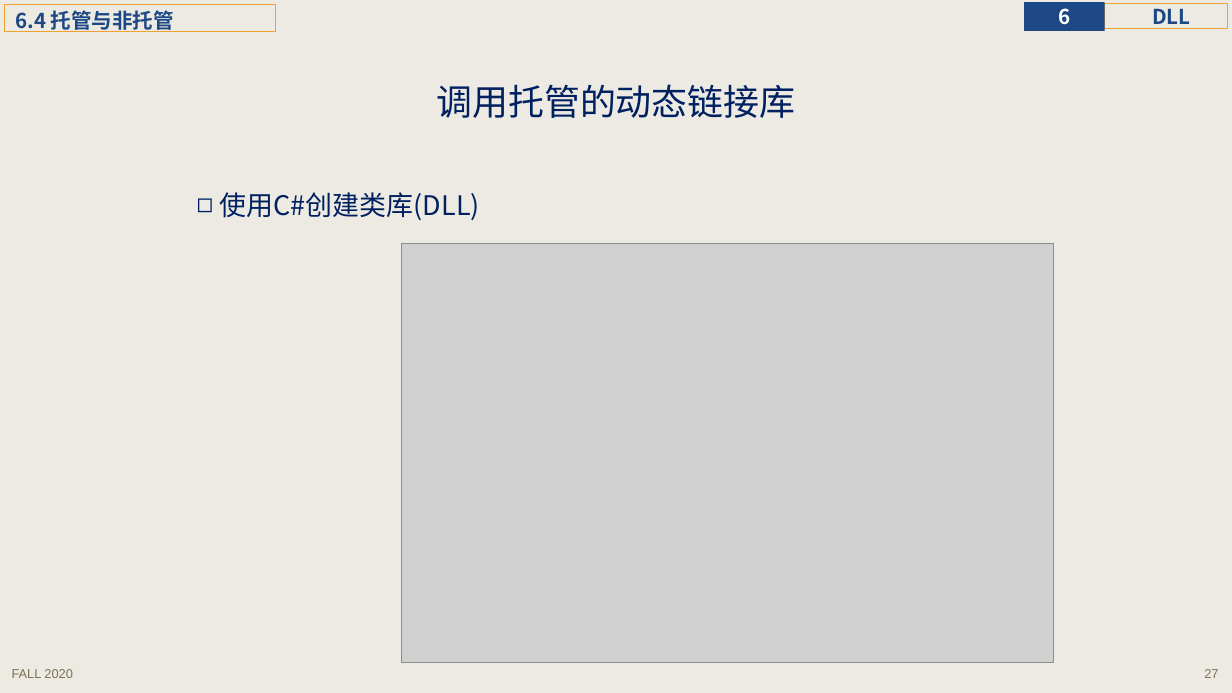
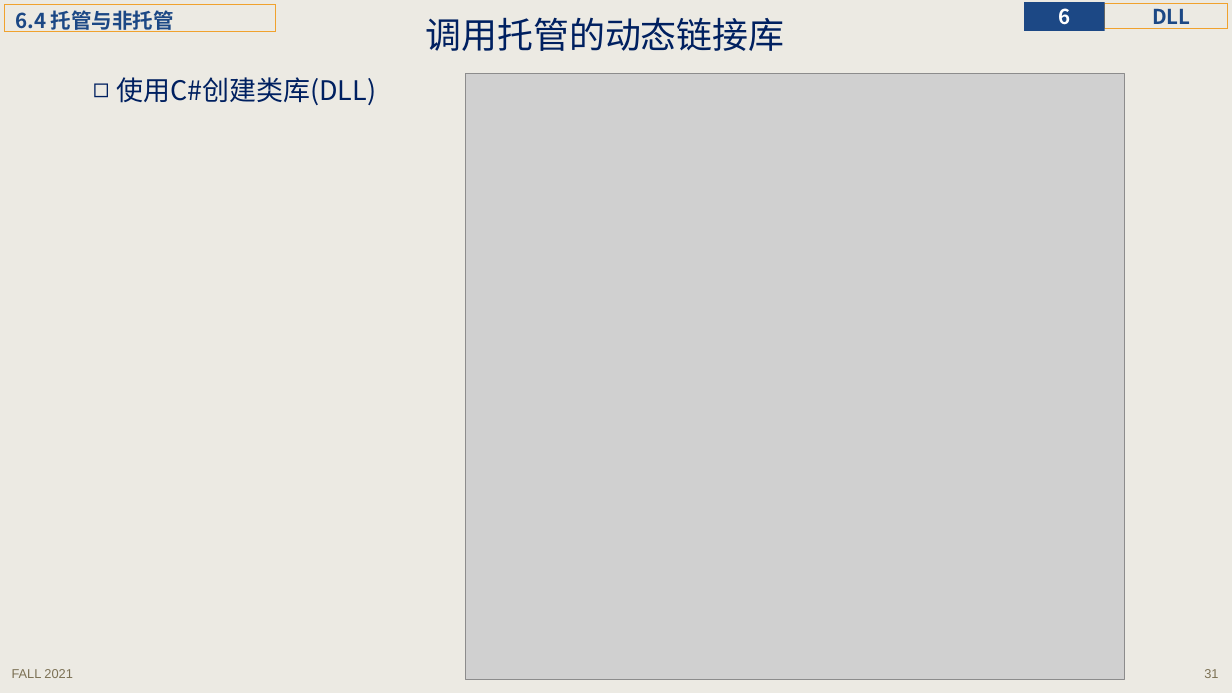
Before and after one commit to principleWindows/win-principle-2021, a slide deck: slide 31 of slides/instruction/principleWindows_6.pptx (slide 27 before the commit). Drawn at 1232x693 pixels with LibreOffice and Linux fonts; fonts in the diff are those of the drawing; grey boxes stand for pictures. Boxes give left, top, right and bottom in pixels: in the first picture for what was removed or moved away, otherwise in the second. Text is boxed around its words. In the diff, an @@ line names an element or a change of style, - is before the commit and + after.

```diff
--- a/slides/instruction/principleWindows_6.pptx
+++ b/slides/instruction/principleWindows_6.pptx
@@ title "调用托管的动态链接库" moved from (x1=437, y1=84, x2=796, y2=118) to (x1=426, y1=17, x2=785, y2=51) @@
@@ text "使用C#创建类库(DLL)" moved from (x1=220, y1=192, x2=480, y2=220) to (x1=116, y1=77, x2=376, y2=105) @@
@@ picture resized from (x1=402, y1=244, x2=1054, y2=663) to (x1=466, y1=73, x2=1125, y2=679) @@
@@ text at (x1=12, y1=669, x2=72, y2=678): text changed @@
-FALL 2020
+FALL 2021
@@ page number at (x1=1204, y1=669, x2=1218, y2=678): text changed @@
-27
+31
```
Also in this commit, not shown: 47 other slides changed, 6 slides added, 21 other files.
